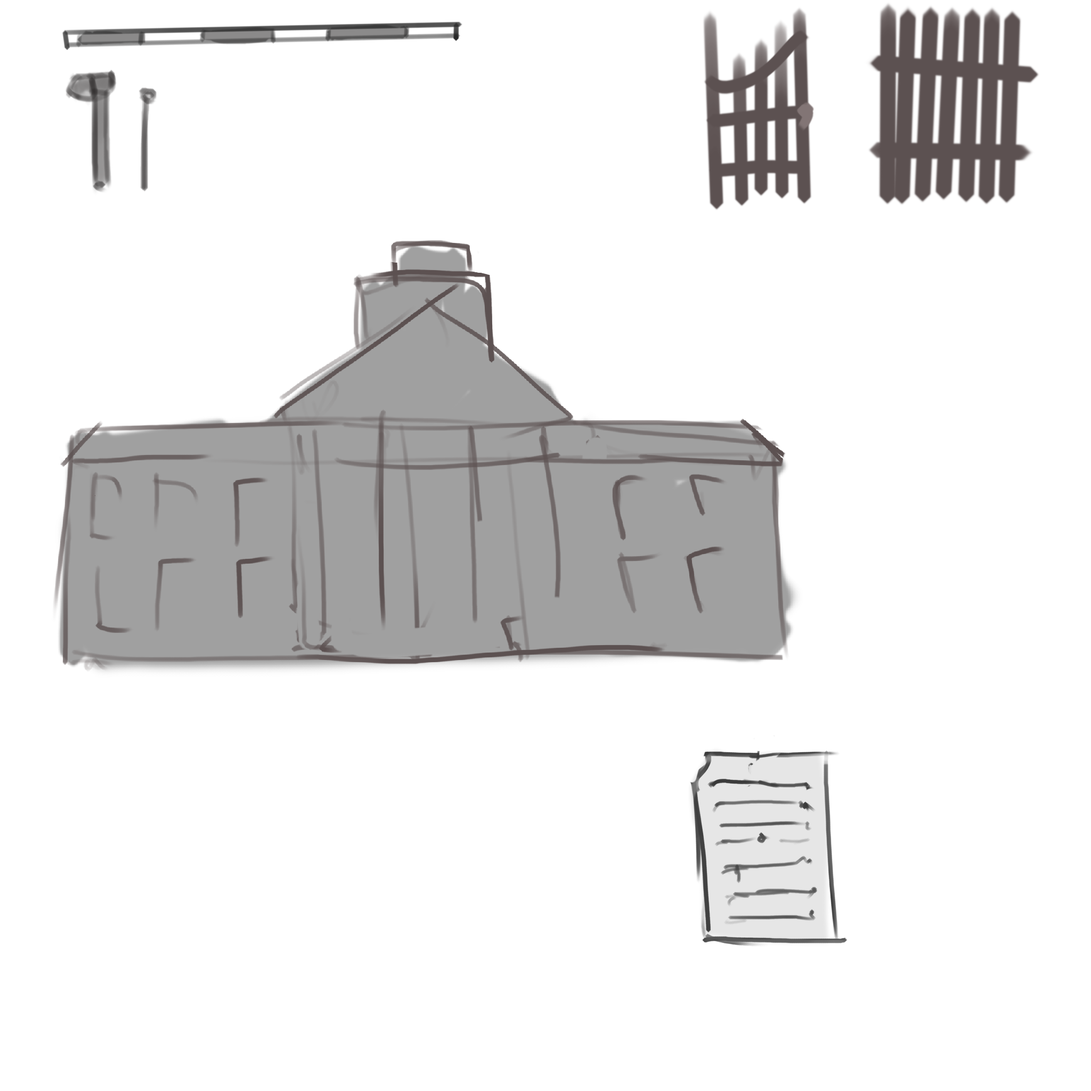
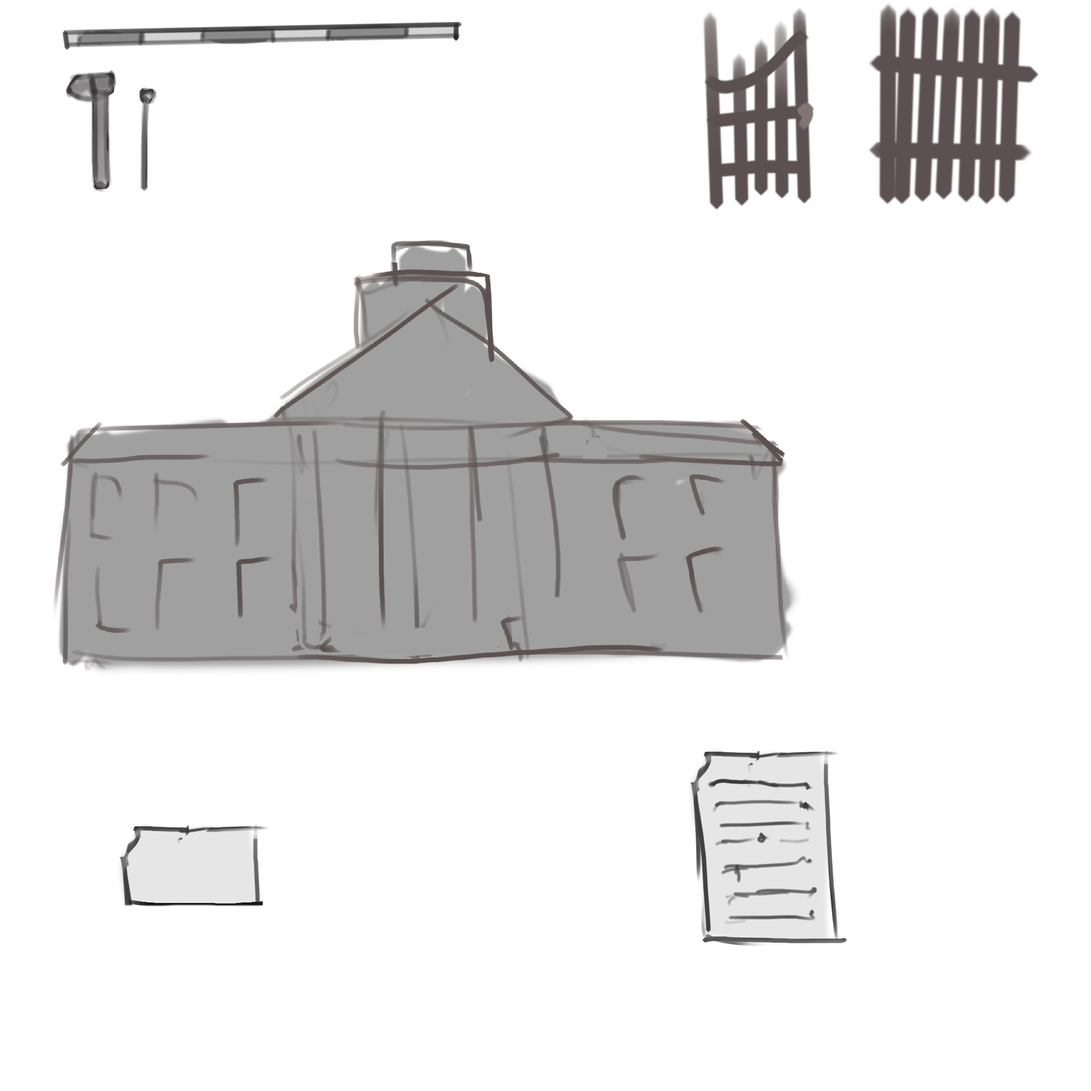
Two versions of the same layered image (w=1091, h=1091). Layer-by-layer changes:
added layer "Copy of Paint Layer 10" above "Paint Layer 10" over [118, 810, 270, 908]
painted on "Paint Layer 7" over [65, 23, 458, 46]
painted on "Paint Layer 8" over [65, 23, 444, 103]
added layer "Paint Layer 13" above "Paint Layer 6" over [65, 23, 458, 46]
moved "Paint Layer 6" above "Paint Layer 14", painted on it over [66, 73, 155, 190]
renamed "Paint Layer 5" to "Paint Layer 14", painted on it over [66, 73, 155, 190]
painted on "Paint Layer 4" over [118, 810, 270, 887]
